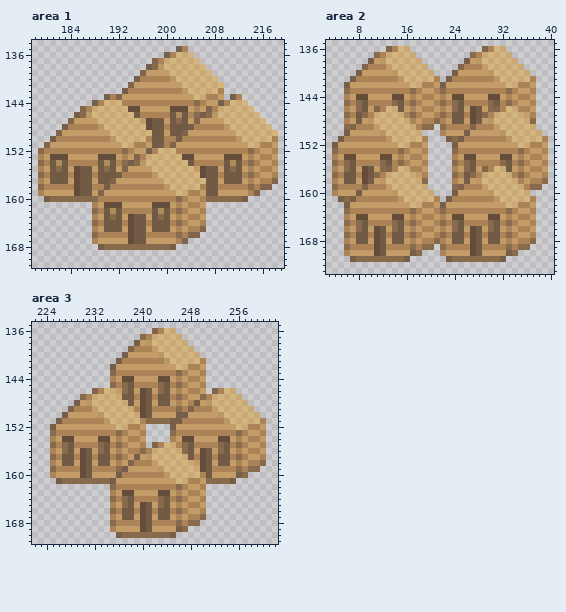
A pixel-art file gets an edit: colony/structure.ase. The first picture shows the starting point.
320x200 pixels, 1 frame. Colours within 5 levels of each other are drawn and written as one. Shown: area 1: x 178..219, y 134..171; area 2: x 3..40, y 135..173; area 3: x 222..262, y 135..171. The old version is drawn lined up with the new one, on the new canvas. The commit also changed other parts of the picture, which this record leaves out.
Once edited:
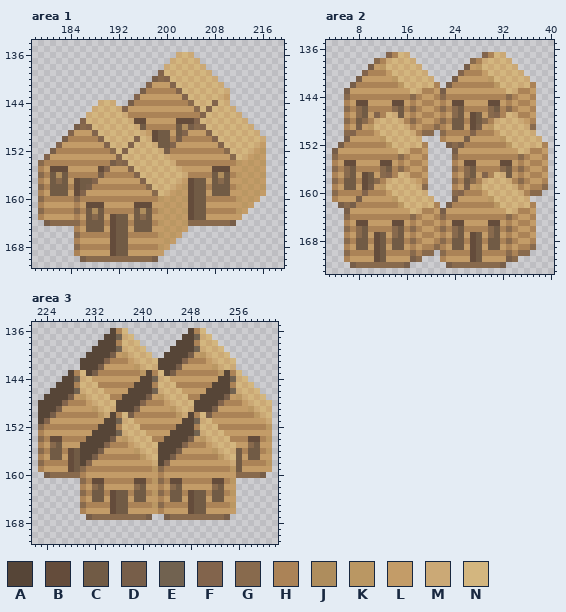
Palette (. is transparent): A #564537  B #644c3b  C #715b45  D #775e49  E #716250  F #82644c  G #886a4d  H #ab8357  J #ae8d5d  K #ba9763  L #c39c68  M #cba976  N #d3b67f
Difference:
canvas 320x200 -> 320x280, the old top-left corner now at 0,-1 (the part of the old canvas that was cut away was empty and is not shown)
Changed rows in their new state; - is an unchanged pixel.
Area 1:
first column x 179:
135 -----------------------..---------------
136 ---------------------..MNM--------------
137 -------------------...MNMNM-------------
138 ------------------...MNMNMNM------------
139 -----------------...FNMNMNMNM-----------
140 ----------------...DGFNMNMNMNM----------
141 ---------------...F---FNMNMNMNM---------
142 --------------...D-----FNMNMNMNM--------
143 -----------.....F-------FNMNMNML..------
144 ---------.M--..D---------GNMNFNM...-----
145 -------..-----FLL-----LLL-GN-N---...----
146 ------..M------HH-----HHH-HFNM----...---
147 -----..FNM------BBLLL-LBBB-NMNM----...--
148 ----..DGFNM------CHHH-H-J-GFNMNM----...-
149 ---..F---FNM------LB-CL-----FNMNM----...
150 --..D-----FNM---F-MB-C-------FNMNM----..
151 -..F-------FNM-FNMNMCC--------FNMNM--L..
152 ..D---------GNFNMNMNMDH--------GNMNMLK..
153 .FLLL-----LLLFNMNMNMNMLLLL-----LGNMLKL..
154 --HHH-----HHDGFNMNMNMNMHHH-----HHKLKLK..
155 --BBB-LLL-BFL-LFNMNMNMNMLL-LLBBBLLKLKL..
156 ---J--HHH-DHHH--FNMNMNMNMHHHH-J-HKLKLK..
157 ---G-----FLLL----FNMNMNMLBCCL-G-LLKLKL..
158 --CCC---D--H------GNMNMLKBCCH-CC-KLKLK.-
159 --CCC--FL-L--------GNM-KLBCCL-CC--KLKL--
160 GHHHHH-HHH----------KLKLKBCCHHHHHKLKL---
161 HLLLLLHLBBBLLL--BBBLLK-K-BCCLLLLLLKL----
162 GHHHHHGHCJCHHH--CJCHKLKLKBCCHHHHHKL-----
163 HLLLLLHLCGCLB-CL-GCLLK-K-BCCLLLLLL------
164 -DGGGGGHCCCHB-CH--CHKLKLKGGGGGGGD-------
165 ------HLCCCLB-CL--CLLK-K-...------------
166 ------GHHH--BCCHHH--KLKL...-------------
167 ------HLLL--BCCLLL---K-..---------------
168 ------GHHHHHBCCHHHHHKL.-----------------
169 ------HLLLLLBCCLLLLLL-------------------
170 -------DGGGGGGGGGGGD--------------------
Area 2:
first column x 4:
136 ---------....------------....-------
137 -------..FHNM.---------..FHNM.------
138 ------.GHMNMNM.-------.GHMNMNM.-----
139 -----.DLKNMNMNM.-----.DLKNMNMNM.----
140 ----.FHHH-NMNMNM.---.FHHH-NMNMNM.---
141 ---.DLLLLLKNMNMNM.-.DLLLLLKNMNMNM.--
142 --.DHHHHHHHKNMNMNH.DHHHHHHHKNMNMNH--
143 --DLLLLLLLLLLNMHHLDLLLLLLLLLLNMHHL--
144 --GHHHHHHHHHHGHLLHGHHHHHHHHHHGHLLH--
145 --HLBBLLLLBBLHLHHLHLBBLLLLBBLHLHHL--
146 --GH--HH-HG-HGHLLHGH--HHHH-C-GHLLH--
147 --HLGCLFHNMCLHLHHLHLG-L--LGFHNMHHL--
148 --GHCGHMNMNMHGHLLHGH--H-CGHMNMNMLH--
149 --HLDLKNMNMNMHLHHGHLCCLBDLKNMNMNMG--
150 --GFHHH-NMNMNMHGG-GHHHHFHHH-NMNMNM.-
151 -.DLLLLLKNMNMNM.--HLLLDLLLLLKNMNMNM.
152 .DHHHHHHHKNMNMNH---DGDHHHHHHHKNMNMNH
153 DLLLLLLLLLLNMHHL----DLLLLLLLLLLNMHHL
154 GHHHHHHHHHHGHLLH----GHHHHHHHHHHGHLLH
155 HLBBLLLLBBLHLHHL----HLBBLLLLBBLHLHHL
156 GH--HHHH-C-GHLLH----GH--HH-HG-HGHLLH
157 HLG-L--LGFHNMHHL----HLGCLFHNMCLHLHHL
158 GH--H-CGHMNMNMLH----GHCGHMNMNMHGHLLH
159 HLCCLBDLKNMNMNMG----HLDLKNMNMNMHLHHG
160 GHHHHFHHH-NMNMNM.---GFHHH-NMNMNMHGG-
161 HLLLDLLLLLKNMNMNM.-.DLLLLLKNMNMNM.--
162 -DGDHHHHHHHKNMNMNH.DHHHHHHHKNMNMNH--
163 --DLLLLLLLLLLNMHHLDLLLLLLLLLLNMHHL--
164 --GHHHHHHHHHHGHLLHGHHHHHHHHHHGHLLH--
165 --HLBBLLLLBBLHLHHLHLBBLLLLBBLHLHHL--
166 --GH--HHHH--HGHLLHGH--HHHH--HGHLLH--
167 --HLG-L--LG-LHLHHLHLG-L--LG-LHLHHL--
168 --GH--H--H--HGHLLHGH--H--H--HGHLLH--
169 --HLCCL--LCCLHLHHGHLCCL--LCCLHLHHG--
170 --GHHHH--HHHHGHGG-GHHHH--HHHHGHGG---
171 --HLLLLBCLLLLDG---HLLLLBCLLLLDG-----
172 ---DGGGGGGGGD------DGGGGGGGGD-------
Area 3:
first column x 223:
136 ------------AHN----....--AHN-----------
137 -----------AAEMN-.......AAEMN----------
138 ----------AAAHNMN......AAAHNMN---------
139 ---------AAAAEMNMN....AAAAEMNMN--------
140 --------AAAADLKMNMN..AAAADLKMNMN-------
141 -------AAAAFHH-LMNMNAAAAFHH-LMNMN------
142 -------AAADLL---KMNMAAADLLL-LKMNM------
143 -----AHNADHHH----KA-NADH-HH-HHKAHN-----
144 ----AAEMNLLLL-LL-AAEMN-L-LL-LLAAEMN----
145 ---AAAHNMNHHH-HHAAA-NMNH-HH-HAAAHNMN---
146 --AAAAEMNMNLL-LAAAAEMNMN-LL-AAAAEMNMN--
147 -AAAADLKMNMNHHAAAADLKMNMNHHAAAADLKMNMN-
148 AAAAFHHHLMNMNAAAAFHHHLMNMNAAAAFHHHLMNMN
149 AAADLLLLLKMNMAAADLLLLLKMNMAAADLLLLLKMNM
150 AADHHHHHHH-MAHNDHHHHHHHKMAHNDHHHHHHHKMN
151 AFLLLLLLLLLAAEMNLLLLLLLLAAEMNLLLLLLLLLM
152 GHHHHHHHHHAAAHNMNHHHHHHAAAHNMNHHHHH--HK
153 HLLLLLLLLAAAAEMNMNLLLLAAAAEMNMNLLLL--LL
154 GHBBHHHHAAAADLKMNMNHHAAAAD-KMNMNH-HBBHK
155 HL-CLLLAAAAF-H--MNMNAAAAFH--LMNMNLLGCLL
156 GHCCHBCAAADL-L-LKMN-AAADLL-LLKMNMCHCCHK
157 HLCCLBCAADHH-H-HHKM-AADHHH-HH-KMNCLCCLL
158 GH-HHBCAF-LL-L-LLLLMAFLLLL-LL-LLMCH--HK
159 HLLLLBCGH----HHHHHHKGHHHHHHHH---KCLLLLL
160 -DGGGGGHL----LLLLLLL-LLLLLLLL----G-GGD-
161 ---....-HBBHHHHHBBHKGHBBH--HHBBHK------
162 -------HLGCLLLLLGCLL-LGCL--LLGCLL------
163 -------GHCCHBCCHCCHKGHCCHBCCHCCHK------
164 -------HLCCLBCCLCCLLHLCCLBCCLCCLL------
165 -------GHHHHBCCHHHHK-HH-HBCCHHHHK------
166 -------HLLLLBC-LLLLLHLLLLBCCLLLLL------
167 --------DGGGGGGGGGD..DGGGGG-GGGD-------
168 ------------...............------------
169 ------------.............--------------
170 -------------..........----------------
Boxes around the changes in both pictures, in picture pixels (x1, y1, x2, y2):
changed: (38, 46, 278, 262)
changed: (332, 46, 548, 268)
changed: (38, 328, 272, 538)
